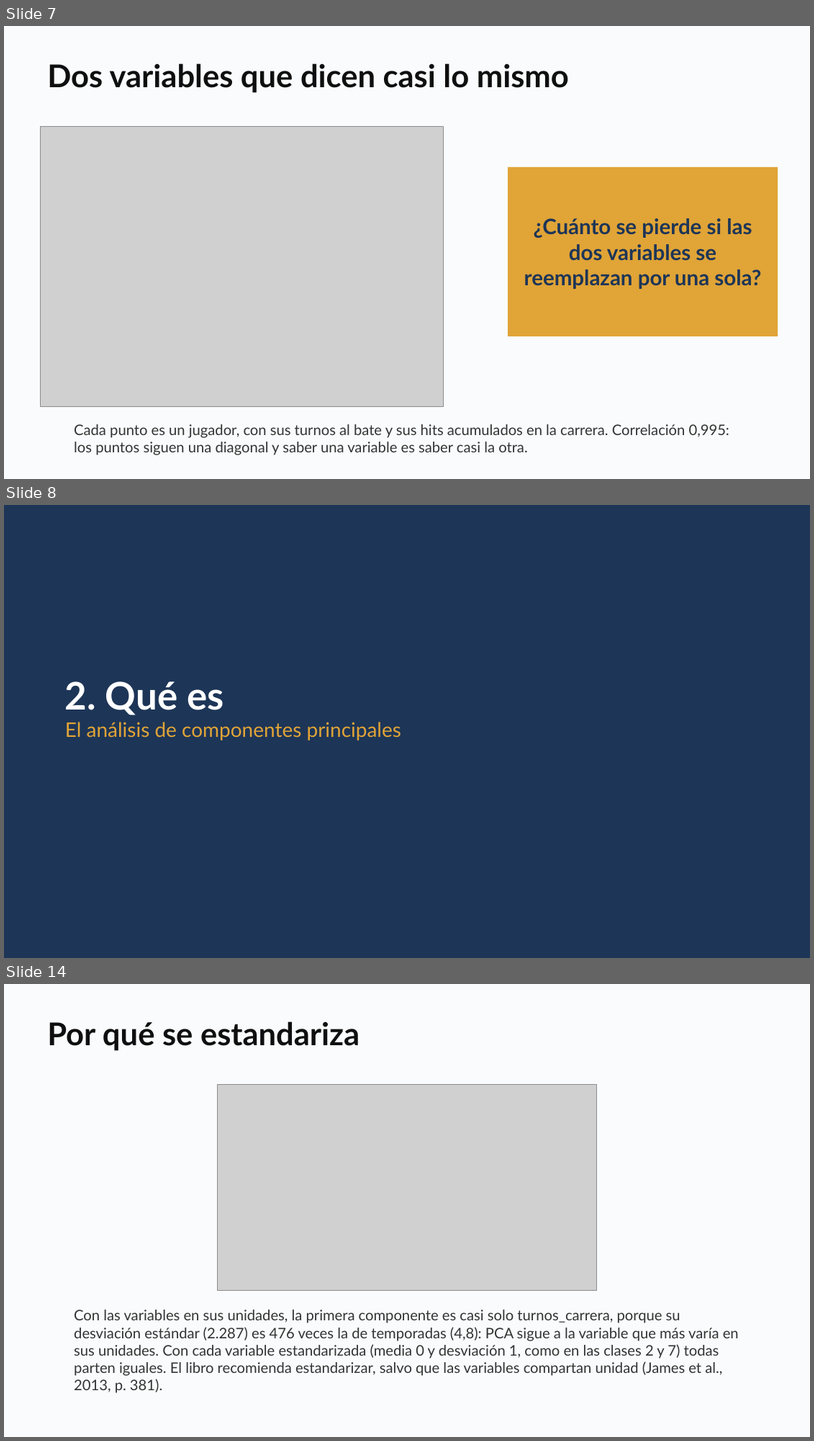
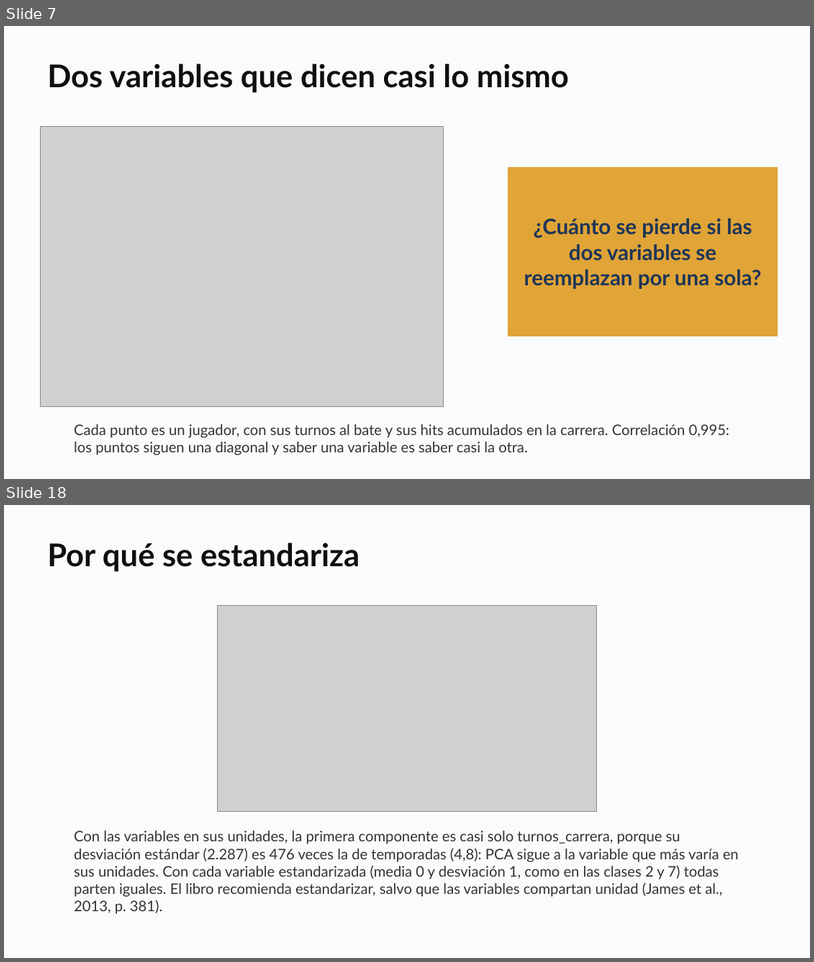
Before and after one commit to daniopitz/diplomado-cdd, a slide deck: presentaciones/clase08_componentes_principales.pptx. Shown one above the other, each under a label of ours: slides 7, 8 and 14 before the commit, slides 7 and 18 after it; the slides between them are not shown. The pictures are 814x1441 and 814x962 pixels, drawn with LibreOffice and Linux fonts; fonts in the diff are those of the drawing; grey boxes stand for pictures. Boxes give left, top, right and bottom in pixels: in the first picture for what was removed or moved away, otherwise in the second. Text is boxed around its words. In the diff, an @@ line names an element or a change of style, - is before the commit and + after.

```diff
--- a/presentaciones/clase08_componentes_principales.pptx
+++ b/presentaciones/clase08_componentes_principales.pptx
@@ slide 8 removed at box(4, 505, 810, 958), background #FFFFFF @@
@@ rectangle removed at box(4, 505, 810, 958) @@
@@ text removed at box(65, 681, 401, 740) @@
-2. Qué es
-El análisis de componentes principales
@@ what was slide 14 is now slide 18 @@
```
Also in this commit, not shown: 5 slides changed, 5 slides added, 1 other file.
